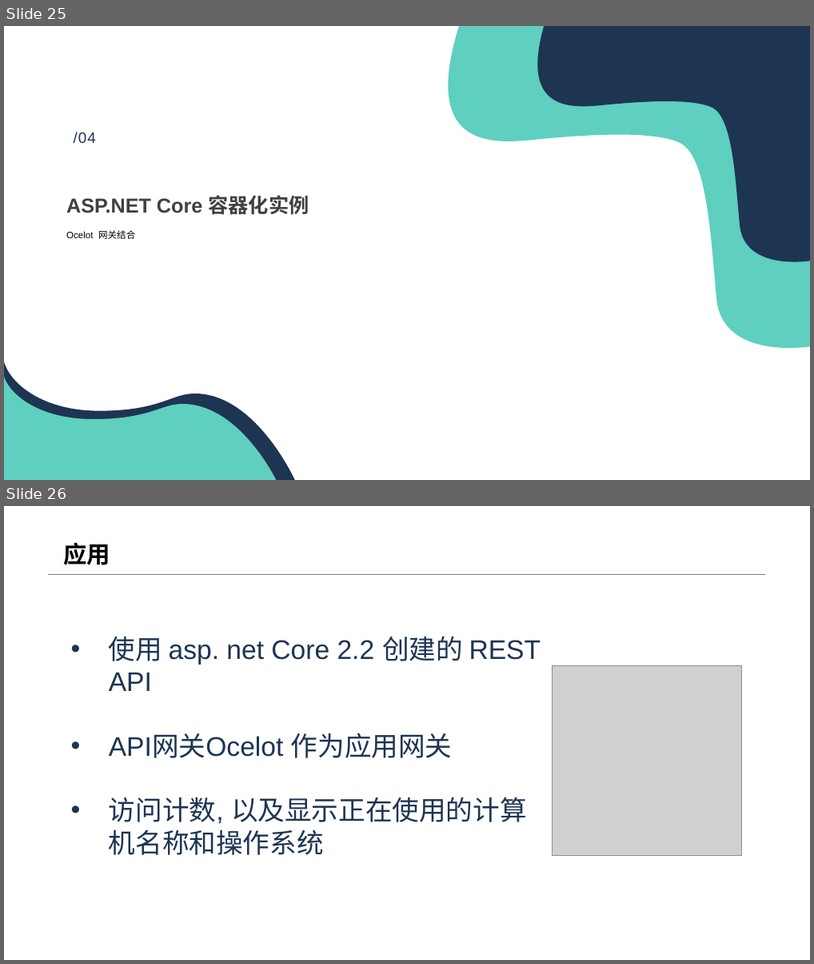
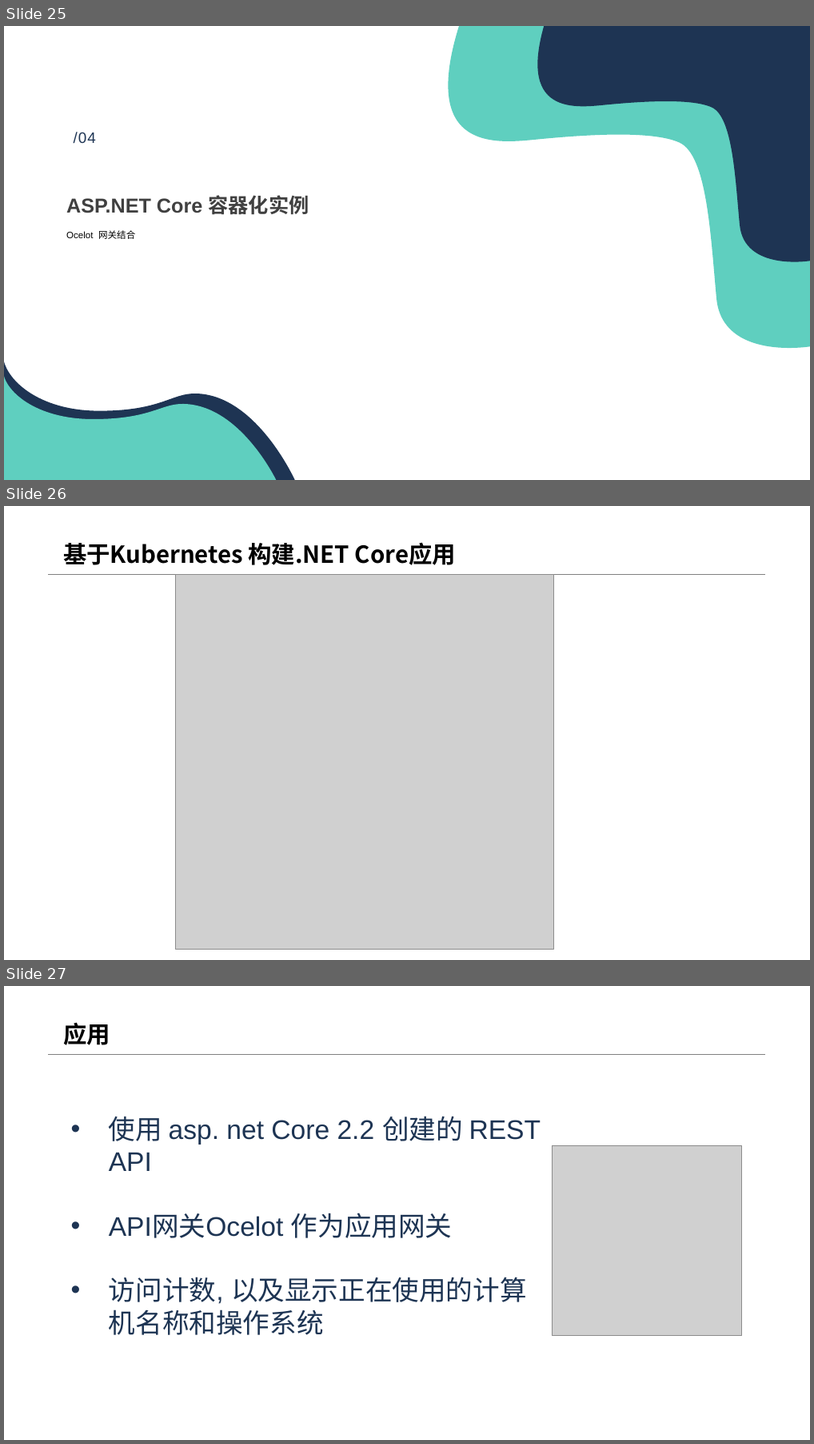
Before and after one commit to geffzhang/DockerStarted, a slide deck: 基于K8s开发.NET Core 云原生应用.pptx. Shown one above the other, each under a label of ours: slides 25 and 26 before the commit, slides 25, 26 and 27 after it. The pictures are 814x964 and 814x1444 pixels, drawn with LibreOffice and Linux fonts; fonts in the diff are those of the drawing; grey boxes stand for pictures; background and template pictures are left out. Boxes give left, top, right and bottom in pixels: in the first picture for what was removed or moved away, otherwise in the second. Text is boxed around its words. In the diff, an @@ line names an element or a change of style, - is before the commit and + after.

```diff
--- a/基于K8s开发.NET Core 云原生应用.pptx
+++ b/基于K8s开发.NET Core 云原生应用.pptx
@@ slide 26 added at [4, 506, 810, 960], background #FFFFFF; not listed: 1 template element that a slide beside it also shows @@
@@ title added at [63, 542, 456, 565], 28 pt, text #000000, bold @@
+基于Kubernetes 构建.NET Core应用
@@ picture added at [175, 574, 554, 948] @@
@@ what was slide 26 is now slide 27 @@
```
Also in this commit, not shown: 2 slides changed, 1 other slide added, 2 slides removed.
